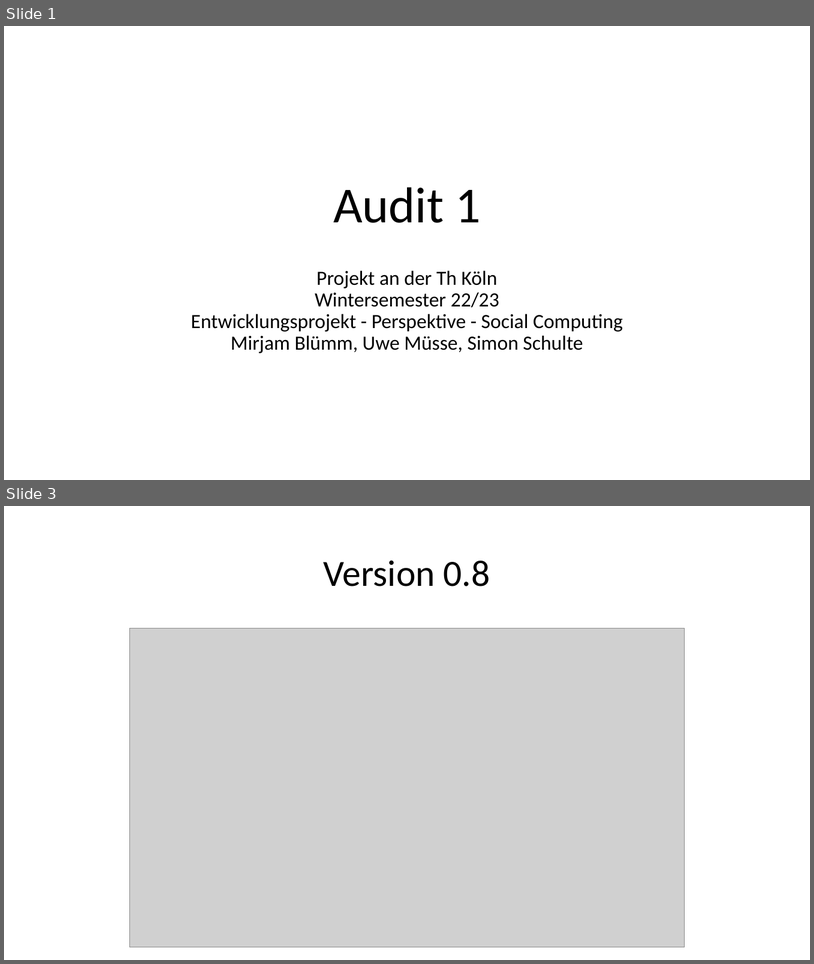
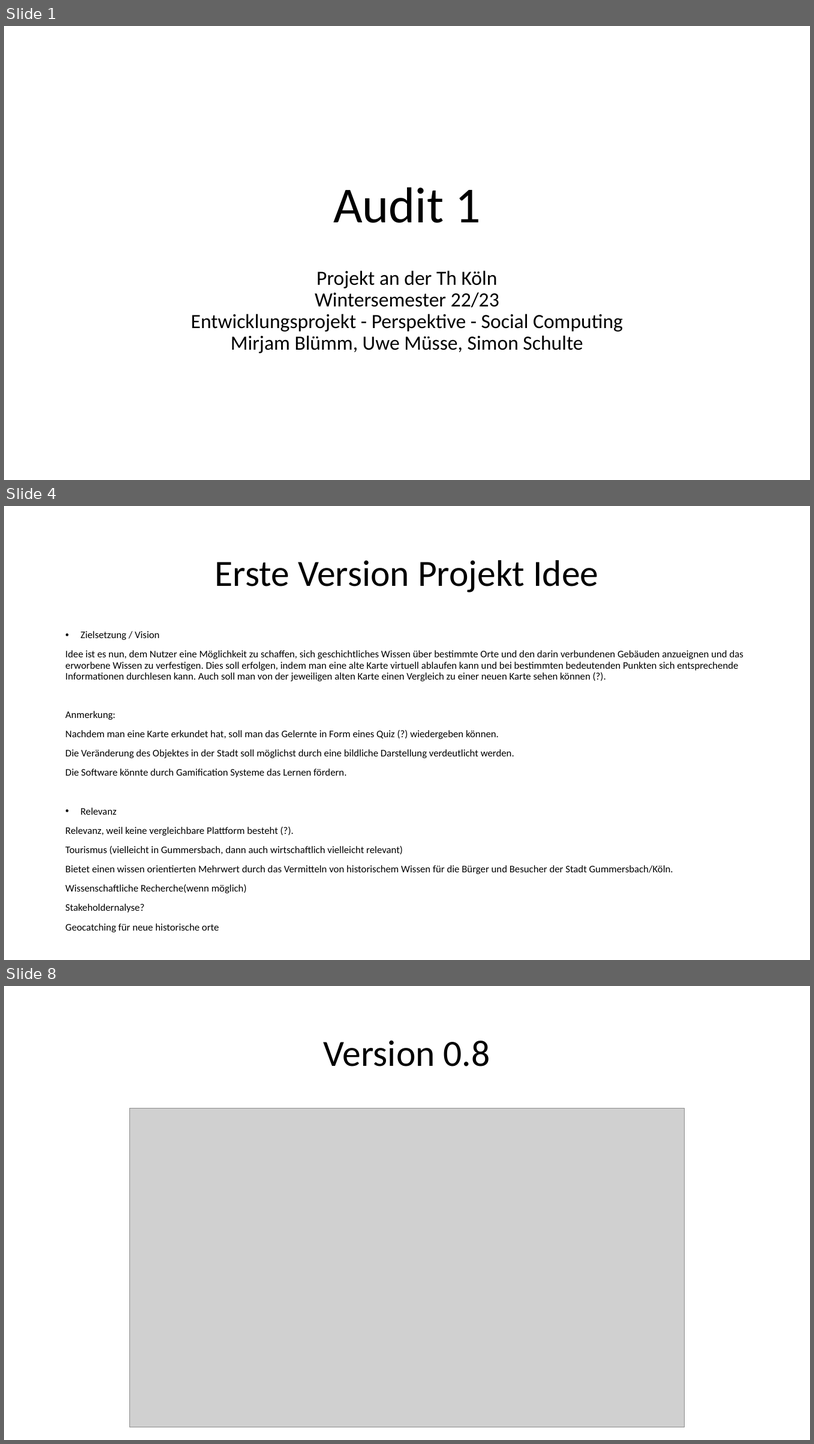
Before and after one commit to sebastiankoch10/EPWS2223HausenKochZimmer, a slide deck: EPWS2223HausenKochZimmer Audit 1.pptx. Shown one above the other, each under a label of ours: slides 1 and 3 before the commit, slides 1, 4 and 8 after it; the slides between them are not shown. The pictures are 814x964 and 814x1444 pixels, drawn with LibreOffice and Linux fonts; fonts in the diff are those of the drawing; grey boxes stand for pictures. Boxes give left, top, right and bottom in pixels: in the first picture for what was removed or moved away, otherwise in the second. Text is boxed around its words. In the diff, an @@ line names an element or a change of style, - is before the commit and + after.

Commit message:
Pojektidee und Recherche ergänzt

```diff
--- a/EPWS2223HausenKochZimmer Audit 1.pptx
+++ b/EPWS2223HausenKochZimmer Audit 1.pptx
@@ slide 4 added at [4,506,810,960], background #FFFFFF @@
@@ title added at [215,560,599,592], 44 pt, text #000000 @@
+Erste Version Projekt Idee
@@ text added at [65,631,744,932], 12 pt, text #000000 @@
+• Zielsetzung / Vision
+Idee ist es nun, dem Nutzer eine Möglichkeit zu schaffen, sich geschichtliches Wissen über bestimmte Orte und den darin verbundenen Gebäuden anzueignen und das erworbene Wissen zu verfestigen. Dies soll erfolgen, indem man eine alte Karte virtuell ablaufen kann und bei bestimmten bedeutenden Punkten sich entsprechende Informationen durchlesen kann. Auch soll man von der jeweiligen alten Karte einen Vergleich zu einer neuen Karte sehen können (?).
+Anmerkung:
+Nachdem man eine Karte erkundet hat, soll man das Gelernte in Form eines Quiz (?) wiedergeben können.
+Die Veränderung des Objektes in der Stadt soll möglichst durch eine bildliche Darstellung verdeutlicht werden.
+Die Software könnte durch Gamification Systeme das Lernen fördern.
+• Relevanz
+Relevanz, weil keine vergleichbare Plattform besteht (?).
+Tourismus (vielleicht in Gummersbach, dann auch wirtschaftlich vielleicht relevant)
+Bietet einen wissen orientierten Mehrwert durch das Vermitteln von historischem Wissen für die Bürger und Besucher der Stadt Gummersbach/Köln.
+Wissenschaftliche Recherche(wenn möglich)
+Stakeholdernalyse?
+Geocatching für neue historische orte
@@ what was slide 3 is now slide 8 @@
```
Also in this commit, not shown: 5 other slides added, 1 slide removed.
